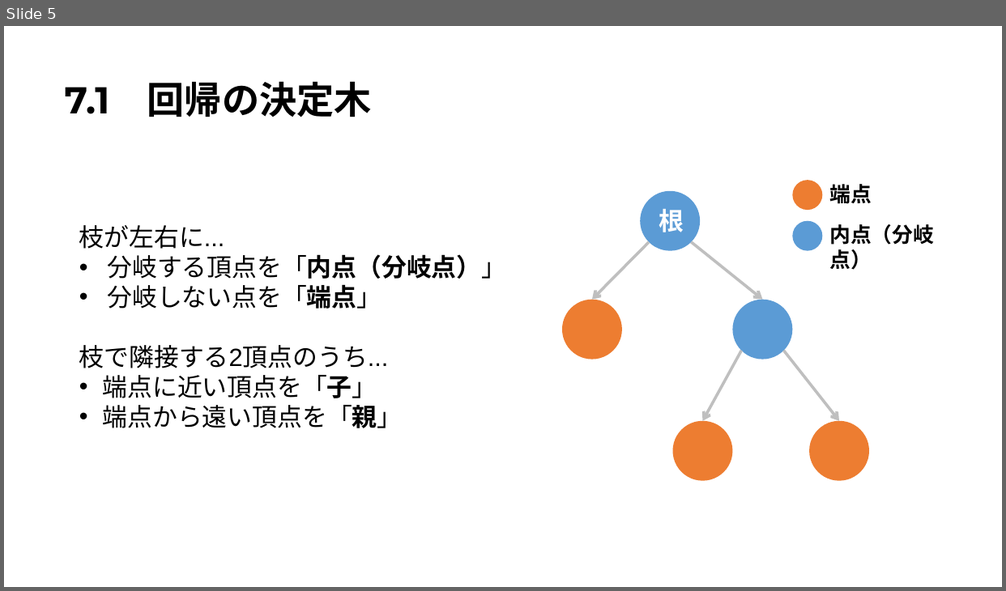
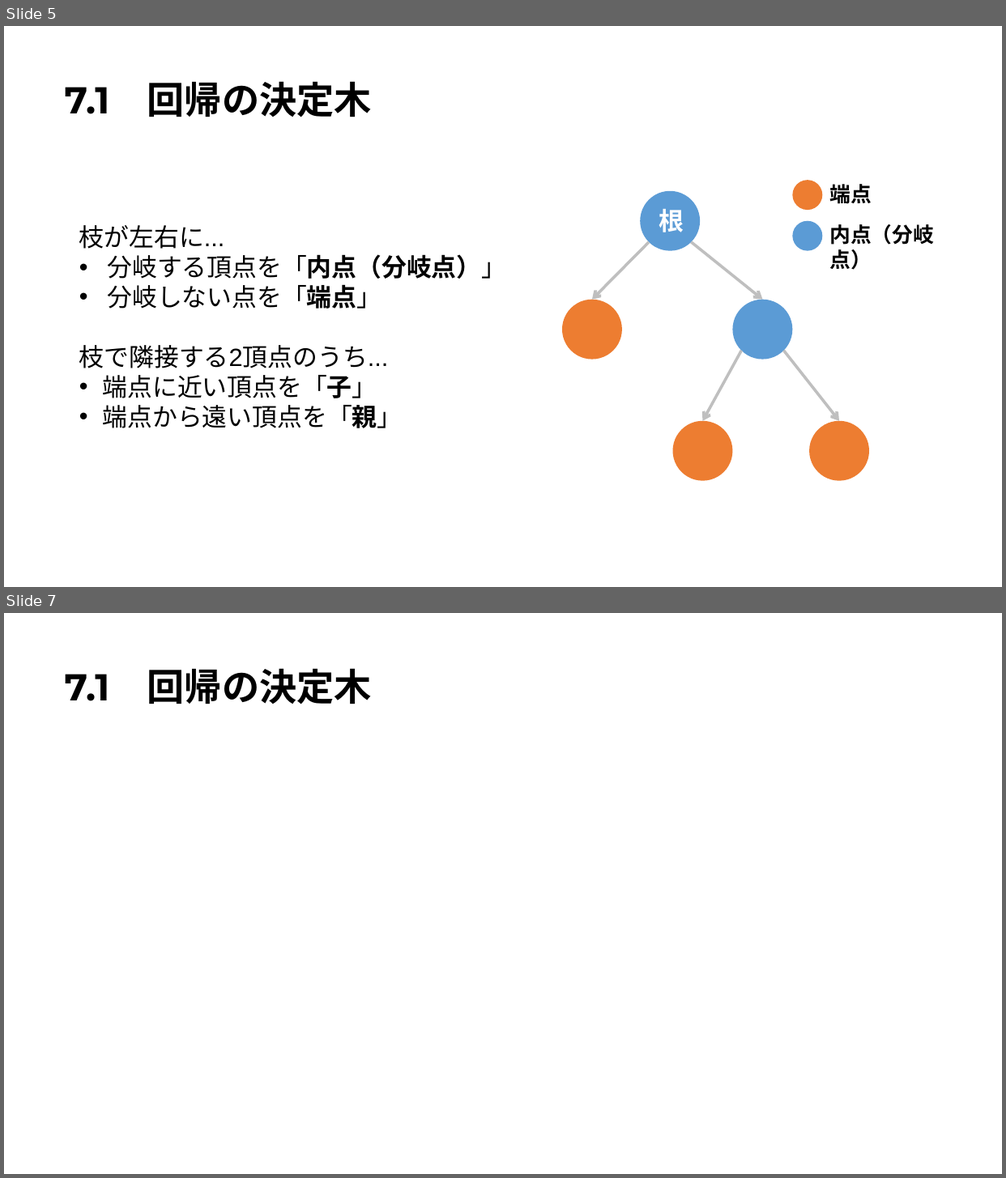
Before and after one commit to Harrry1206/-Graduation-research2, a slide deck: 第7章決定木.pptx. Shown one above the other, each under a label of ours: slide 5 before the commit, slides 5 and 7 after it; the slides between them are not shown. The pictures are 1006x591 and 1006x1178 pixels, drawn with LibreOffice and Linux fonts; fonts in the diff are those of the drawing; grey boxes stand for pictures. Boxes give left, top, right and bottom in pixels: in the first picture for what was removed or moved away, otherwise in the second. Text is boxed around its words. In the diff, an @@ line names an element or a change of style, - is before the commit and + after.

```diff
--- a/第7章決定木.pptx
+++ b/第7章決定木.pptx
@@ slide 7 added at (4, 613, 1002, 1174), background #FFFFFF @@
@@ title added at (65, 668, 372, 705), 36 pt, text #000000, bold @@
+7.1 回帰の決定木
```
Also in this commit, not shown: 1 slide changed, 5 other slides added.
